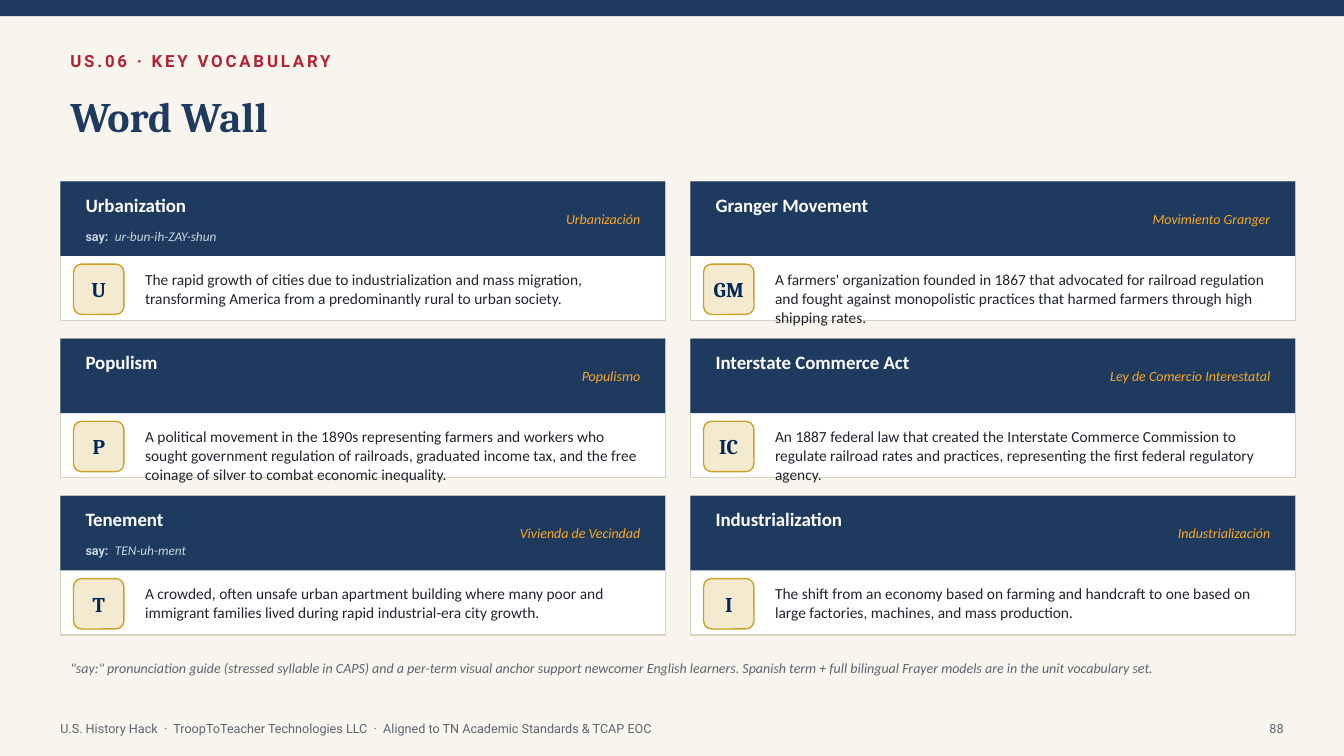
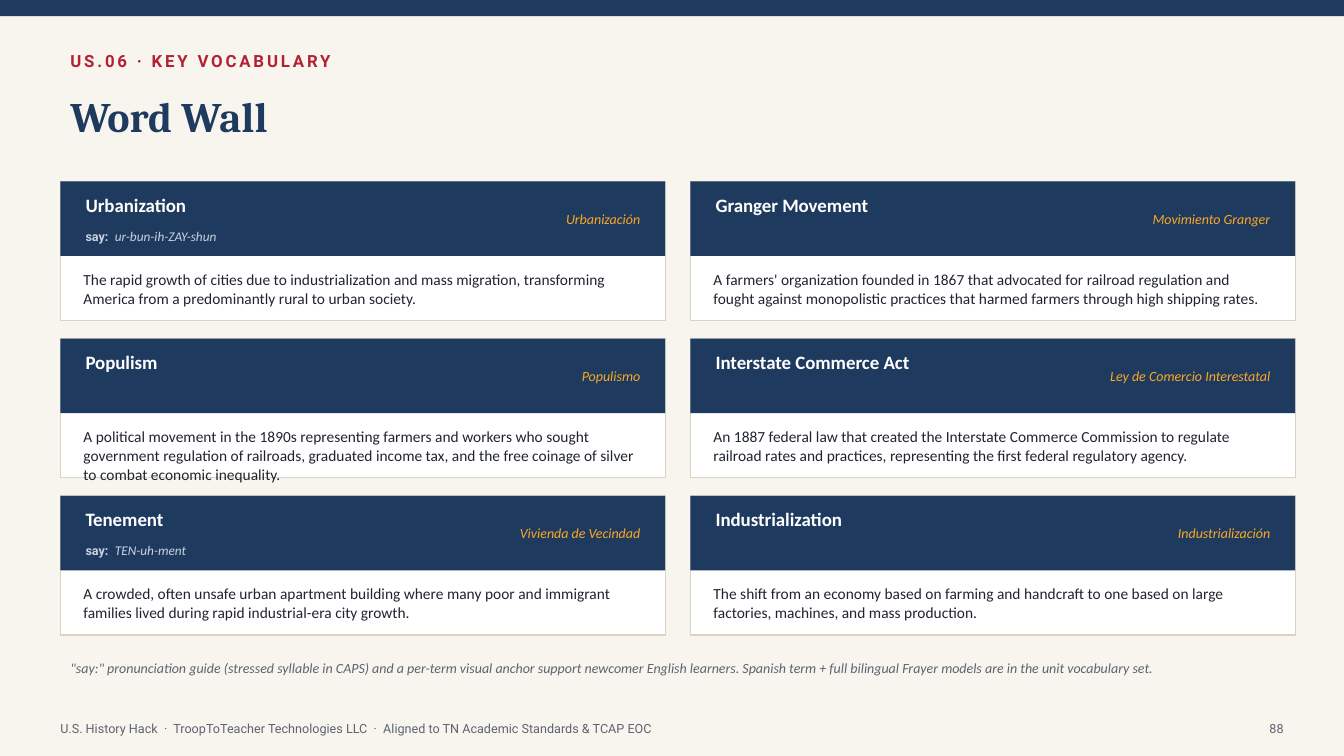
Before and after one commit to Trooptoteacher/trooptoteacher-history, a slide deck: slide 88 of HistoryHack_Platinum/deliverables_unit1/Unit1_Teacher_Deck_America250.pptx. Drawn at 1344x756 pixels with LibreOffice and Linux fonts; fonts in the diff are those of the drawing. Boxes give left, top, right and bottom in pixels: in the first picture for what was removed or moved away, otherwise in the second. Text is boxed around its words. In the diff, an @@ line names an element or a change of style, - is before the commit and + after.

```diff
--- a/HistoryHack_Platinum/deliverables_unit1/Unit1_Teacher_Deck_America250.pptx
+++ b/HistoryHack_Platinum/deliverables_unit1/Unit1_Teacher_Deck_America250.pptx
@@ text "The rapid growth of cities ..." rewrapped from <box>145,274,582,307</box> to <box>83,274,605,307</box> @@
@@ rounded rectangle removed at <box>74,264,124,315</box> @@
@@ text "A farmers' organization founded in ..." rewrapped from <box>775,274,1264,307</box> to <box>713,274,1258,307</box> @@
@@ rounded rectangle removed at <box>704,264,754,315</box> @@
@@ text removed at <box>91,283,106,297</box> @@
-U
@@ text removed at <box>714,283,744,298</box> @@
-GM
@@ text "A political movement in the ..." rewrapped from <box>145,431,636,483</box> to <box>83,431,633,483</box> @@
@@ rounded rectangle removed at <box>74,421,124,472</box> @@
@@ text removed at <box>93,440,105,454</box> @@
-P
@@ text "An 1887 federal law that ..." rewrapped from <box>775,431,1254,464</box> to <box>713,431,1230,464</box> @@
@@ rounded rectangle removed at <box>704,421,754,472</box> @@
@@ text removed at <box>719,440,738,454</box> @@
-IC
@@ text "A crowded, often unsafe urban ..." rewrapped from <box>145,588,604,621</box> to <box>83,588,610,621</box> @@
@@ rounded rectangle removed at <box>74,579,124,629</box> @@
@@ text removed at <box>93,598,105,612</box> @@
-T
@@ text "The shift from an economy ..." rewrapped from <box>775,588,1250,621</box> to <box>713,588,1223,621</box> @@
@@ rounded rectangle removed at <box>704,579,754,629</box> @@
@@ text removed at <box>725,598,733,612</box> @@
-I
```
Also in this commit, not shown: 6 other slides changed, 1 other file.
